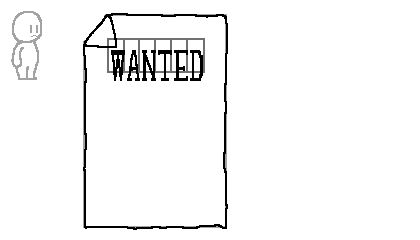
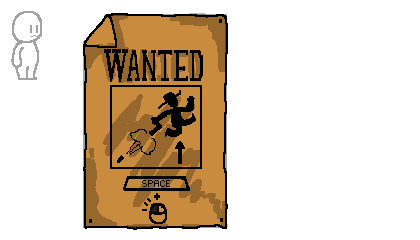
Layers edited between the first and the second 420px x 240px image:
added layer "art" above "coloring" over bbox(123, 176, 190, 224)
added layer "coloring" above "picture box" over bbox(117, 90, 196, 213)
added layer "picture box" above "WANTED" over bbox(89, 19, 223, 223)
renamed "Layer 5" to "WANTED", painted on it over bbox(104, 49, 203, 82)
renamed "Layer 3" to "text lineup", hid it, painted on it over bbox(107, 38, 205, 83)
added layer "shading" (25%) above "Layer 3" over bbox(85, 13, 228, 228)
added layer "Layer 3" over bbox(85, 14, 228, 228)
